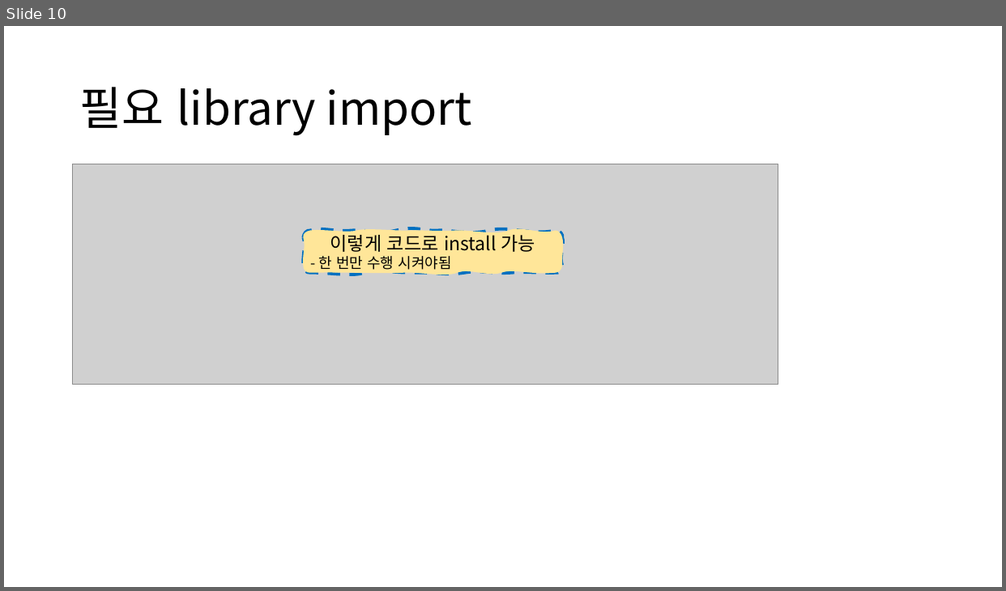
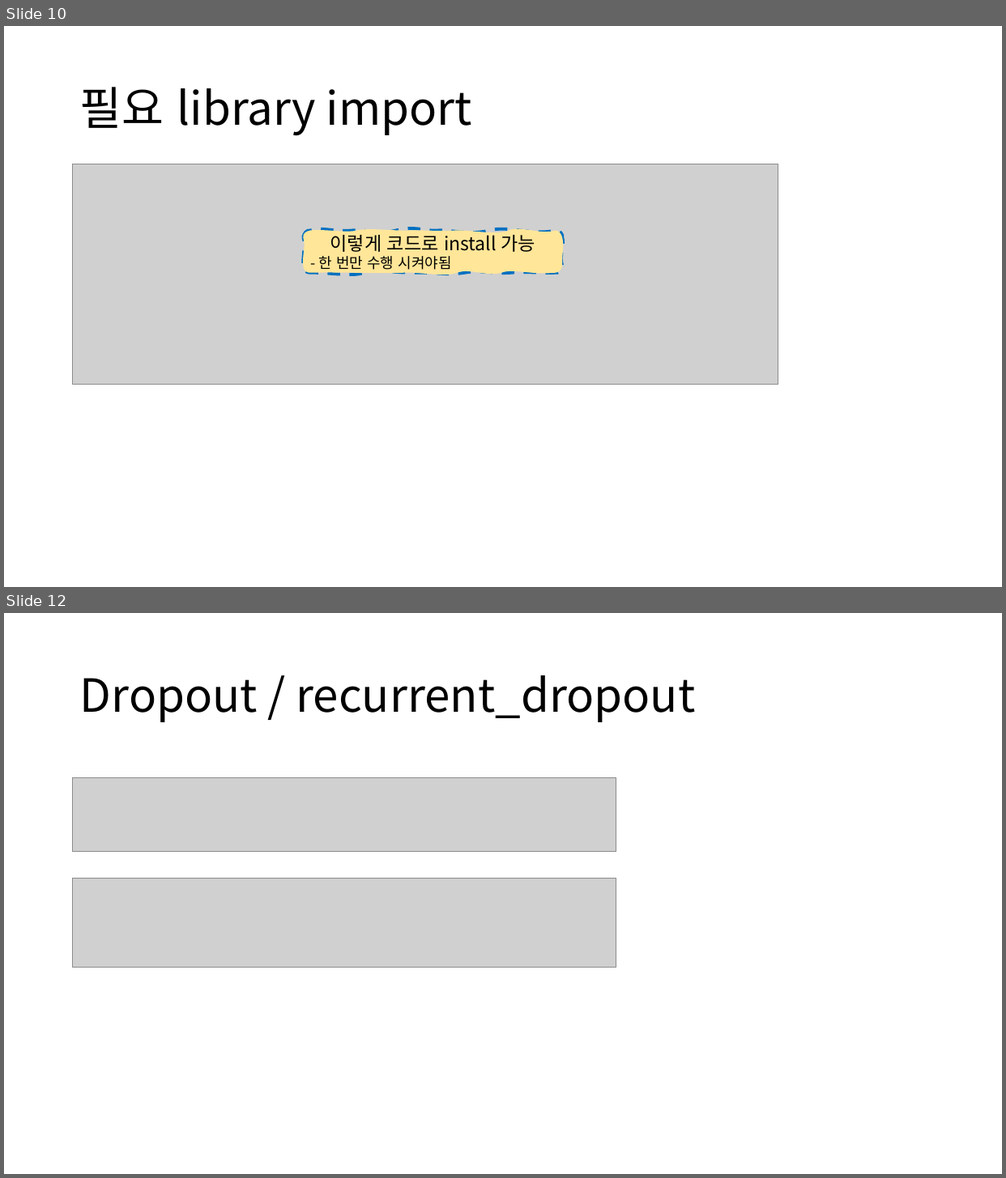
Before and after one commit to 201411094/tensorflowStudy, a slide deck: TensorFlow Beginner 공부.pptx. Shown one above the other, each under a label of ours: slide 10 before the commit, slides 10 and 12 after it; the slides between them are not shown. The pictures are 1006x591 and 1006x1178 pixels, drawn with LibreOffice and Linux fonts; fonts in the diff are those of the drawing; grey boxes stand for pictures. Boxes give left, top, right and bottom in pixels: in the first picture for what was removed or moved away, otherwise in the second. Text is boxed around its words. In the diff, an @@ line names an element or a change of style, - is before the commit and + after.

```diff
--- a/TensorFlow Beginner 공부.pptx
+++ b/TensorFlow Beginner 공부.pptx
@@ slide 12 added at <box>4,613,1002,1174</box>, background #FFFFFF @@
@@ title added at <box>80,675,696,722</box>, 44 pt, text #000000 @@
+Dropout / recurrent_dropout
@@ picture added at <box>73,777,616,852</box> @@
@@ picture added at <box>73,878,616,967</box> @@
```
Also in this commit, not shown: 1 other slide added, 1 slide removed, 1 other file.
